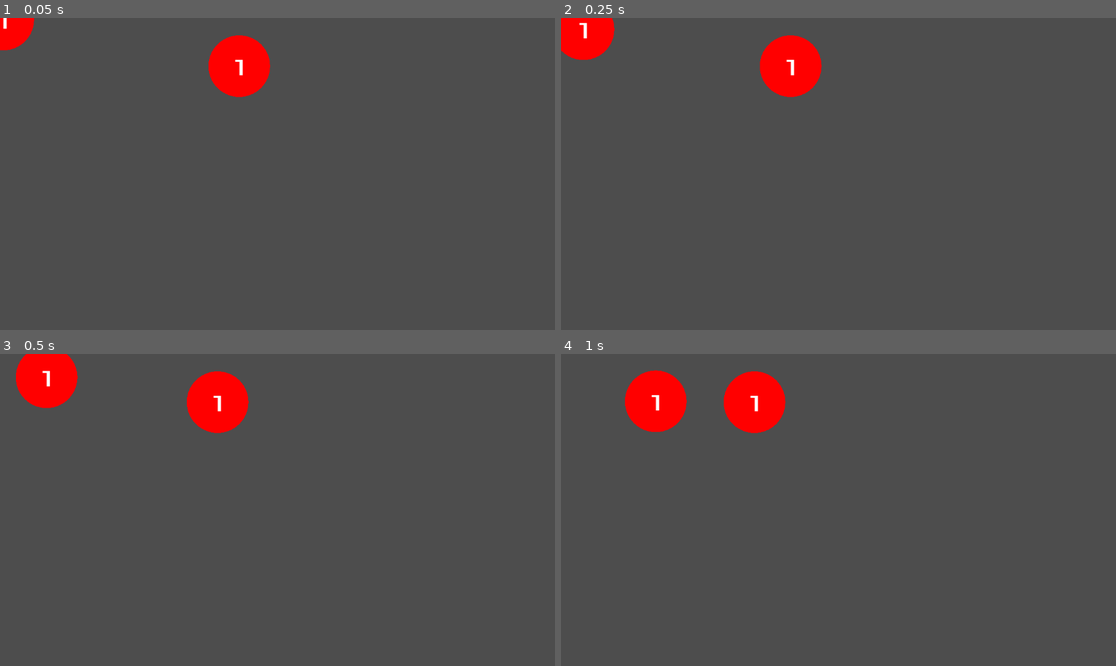
Above: before the commit, frames 1-4 (two rows, left to right).
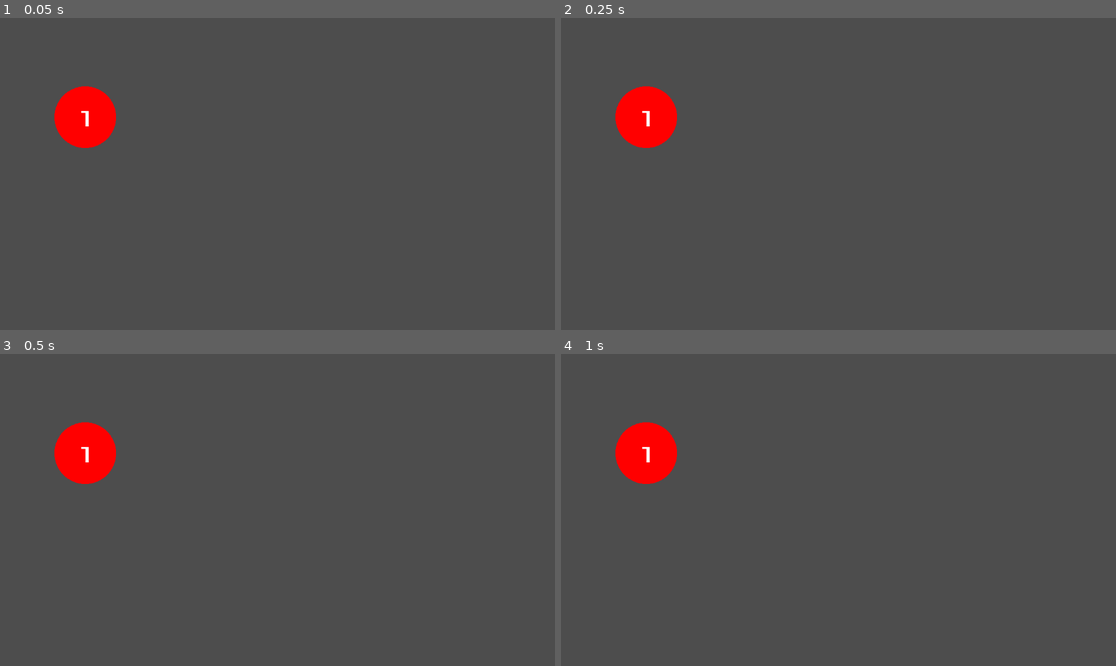
Above: after the commit, the same moments.

Repository: nuts4nuts4nuts/flappyversary
Game: Godot game, scene res://scenes/main.tscn
The game is run twice, just before and just after one commit, with the same random seed, the same clock (stepped at 60 frames per second) and the same inputs.
Inputs (mouse positions are in pixels of both pictures, inside the frame that each line leads up to):
- Up to frame 1 (0.05 s): no input
- Up to frame 2 (0.25 s): no input
- Up to frame 3 (0.5 s): no input
- Up to frame 4 (1 s): move the mouse to (960, 494) at 0.52 s; press the mouse at (960, 494) at 0.53 s

The runs differ from the first frame. In frame 1, 4.0% of the frame differs, in the area x 0-49%, y 0-42%; in frame 2, 4.6%; in frame 3, 5.1%, in the area x 2-45%, y 0-42%; in frame 4, 5.0%.

Commit message:
Change main scene

Diff:
--- a/scenes/main.tscn
+++ b/scenes/main.tscn
@@ -1,12 +1,13 @@
-[gd_scene load_steps=2 format=3 uid="uid://bev206jk65om0"]
+[gd_scene load_steps=3 format=3 uid="uid://bev206jk65om0"]
 
 [ext_resource type="PackedScene" uid="uid://b87gypk8q3qob" path="res://scenes/ball-group.tscn" id="1_fjp4r"]
+[ext_resource type="PackedScene" uid="uid://ce4vyygh8x8ey" path="res://scenes/gravity_well.tscn" id="1_igh56"]
 
 [node name="main" type="Node2D"]
 
+[node name="gravity_well" parent="." instance=ExtResource("1_igh56")]
+position = Vector2(173, 465)
+
 [node name="Ball" parent="." instance=ExtResource("1_fjp4r")]
-initial_impulse = Vector2(200, 100)
-
-[node name="Ball2" parent="." instance=ExtResource("1_fjp4r")]
-position = Vector2(500, 100)
-initial_impulse = Vector2(-100, 2.08165e-12)
+position = Vector2(177, 206)
+initial_impulse = Vector2(2.08165e-12, 2.08165e-12)
Not shown: 1 places in scenes/gravity_test.tscn that only renumber resources
